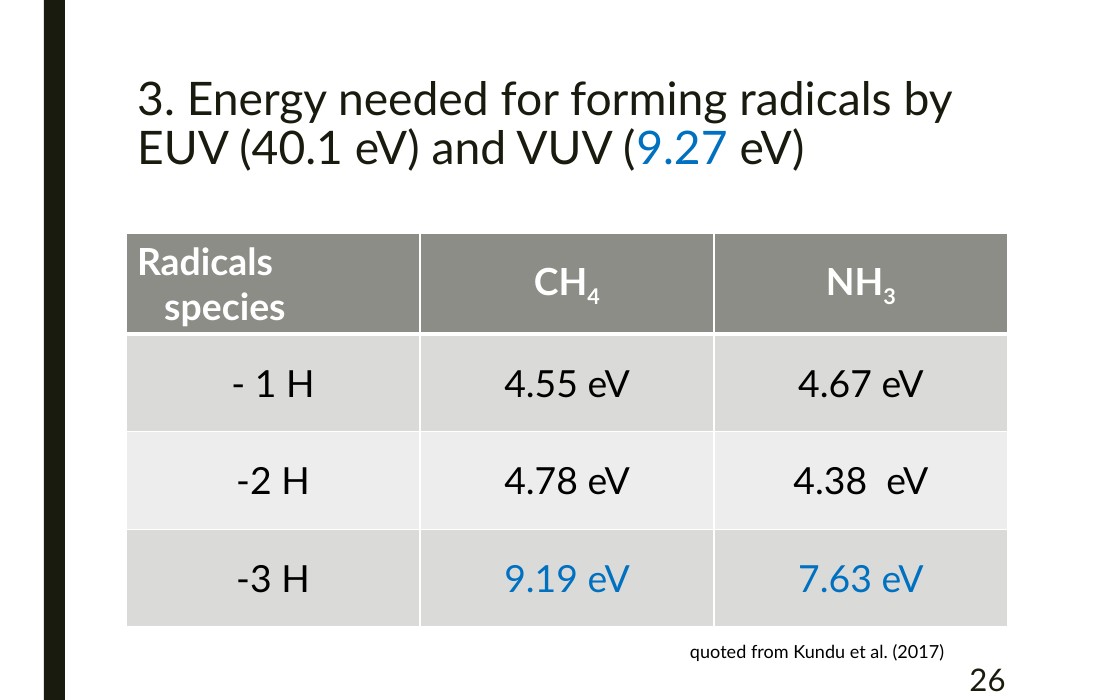
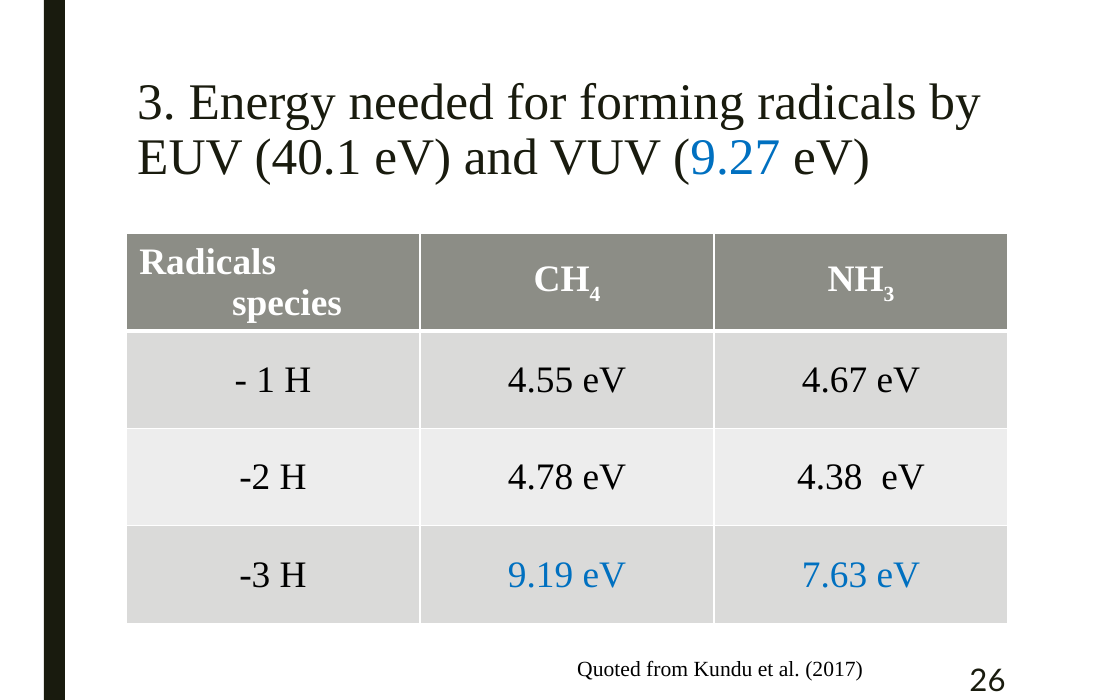
Before and after one commit to samuello1228/lily, a slide deck: slide 26 of doc/VUV and EUV irradiation of CH4 + NH3.pptx. Drawn at 1120x700 pixels with LibreOffice and Linux fonts; fonts in the diff are those of the drawing. Boxes give left, top, right and bottom in pixels: in the first picture for what was removed or moved away, otherwise in the second. Text is boxed around its words. In the diff, an @@ line names an element or a change of style, - is before the commit and + after.

```diff
--- a/doc/VUV and EUV irradiation of CH4 + NH3.pptx
+++ b/doc/VUV and EUV irradiation of CH4 + NH3.pptx
@@ title "3. Energy needed for forming ..." at box(137, 83, 980, 185): size 29.7 to 33 pt, font Lato to Times New Roman @@
@@ table at box(125, 233, 1006, 626) @@
@@ font Lato to Times New Roman @@
@@ alignment left to centre @@
@@ text at box(577, 660, 863, 681): text changed; size 20 to 24 pt; font Lato to Times New Roman @@
-    quoted from Kundu et al. (2017)
+    Quoted from Kundu et al. (2017)
```
Also in this commit, not shown: 30 other slides changed, 1 other file.
